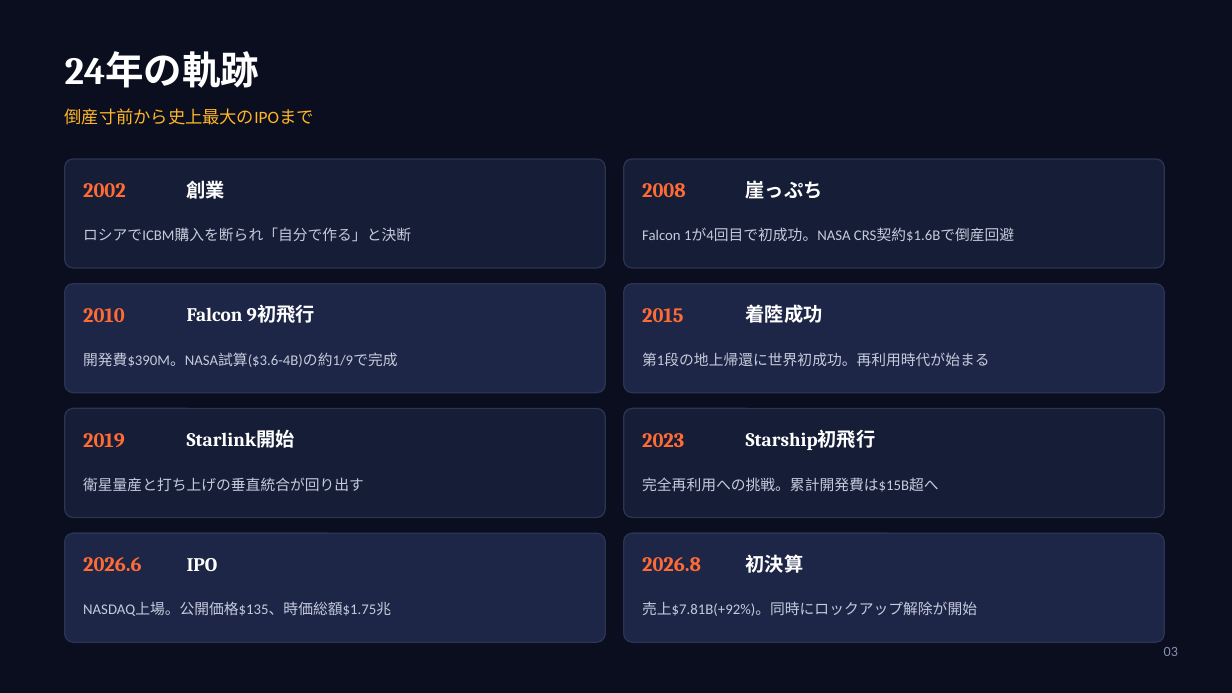
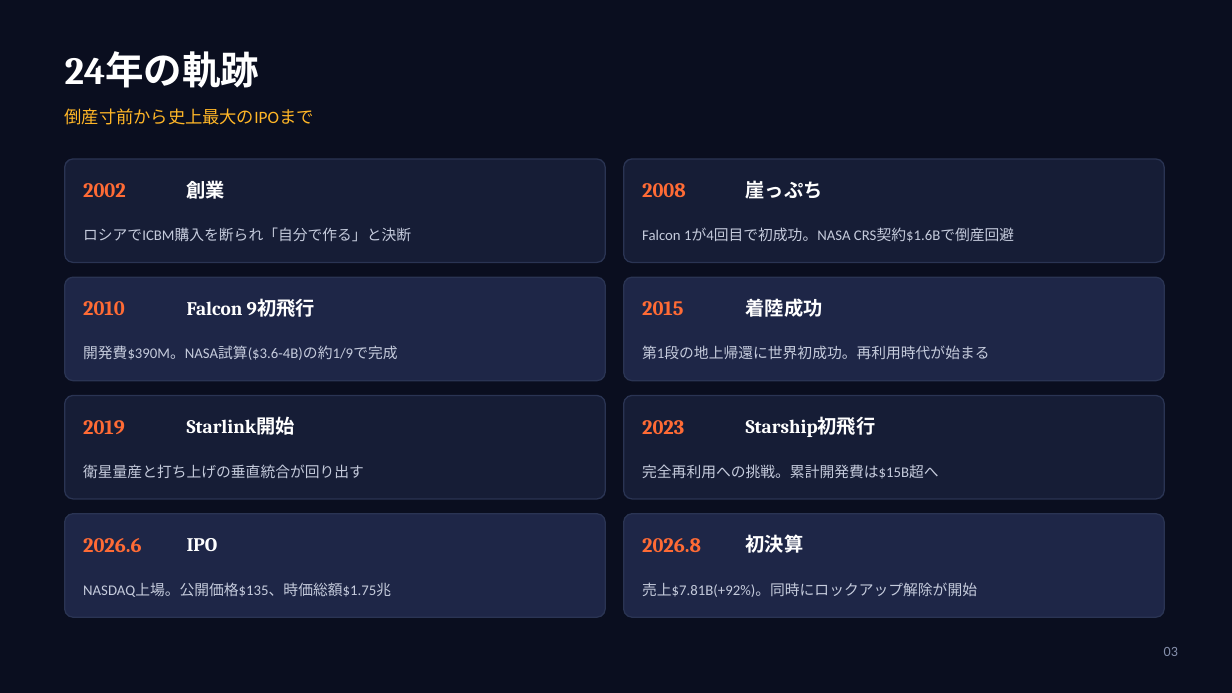
Before and after one commit to ruisasase-pyrenee/pyrenee-slack-agent, a slide deck: slide 3 of docs/SpaceX-徹底解剖.pptx. Drawn at 1232x693 pixels with LibreOffice and Linux fonts; fonts in the diff are those of the drawing. Boxes give left, top, right and bottom in pixels: in the first picture for what was removed or moved away, otherwise in the second. Text is boxed around its words. In the diff, an @@ line names an element or a change of style, - is before the commit and + after.

```diff
--- a/docs/SpaceX-徹底解剖.pptx
+++ b/docs/SpaceX-徹底解剖.pptx
@@ rounded rectangle: place and size @@
-rounded rectangle at (65, 159, 605, 268)
+rounded rectangle at (65, 159, 605, 262)
@@ rounded rectangle: place and size @@
-rounded rectangle at (624, 159, 1165, 268)
+rounded rectangle at (624, 159, 1165, 262)
@@ rounded rectangle: place and size @@
-rounded rectangle at (65, 284, 605, 393)
+rounded rectangle at (65, 277, 605, 381)
@@ rounded rectangle: place and size @@
-rounded rectangle at (624, 284, 1165, 393)
+rounded rectangle at (624, 277, 1165, 381)
@@ 6 texts: place and size @@
-6 texts at (83, 304, 989, 367)
+6 texts at (83, 298, 989, 360)
@@ rounded rectangle: place and size @@
-rounded rectangle at (65, 409, 605, 518)
+rounded rectangle at (65, 396, 605, 499)
@@ rounded rectangle: place and size @@
-rounded rectangle at (624, 409, 1165, 518)
+rounded rectangle at (624, 396, 1165, 499)
@@ 6 texts: place and size @@
-6 texts at (83, 429, 939, 492)
+6 texts at (83, 416, 939, 479)
@@ rounded rectangle: place and size @@
-rounded rectangle at (65, 533, 605, 642)
+rounded rectangle at (65, 514, 605, 617)
@@ proportions changed in 8 elements at (65, 159, 605, 262), (624, 159, 1165, 262), (65, 277, 605, 381), (624, 277, 1165, 381), (65, 396, 605, 499), (624, 396, 1165, 499), (65, 514, 605, 617), (624, 514, 1165, 617) @@
@@ rounded rectangle: place and size @@
-rounded rectangle at (624, 533, 1165, 642)
+rounded rectangle at (624, 514, 1165, 617)
@@ 6 texts: place and size @@
-6 texts at (83, 554, 977, 616)
+6 texts at (83, 534, 977, 597)
```
Also in this commit, not shown: 7 other slides changed, 8 other files.
